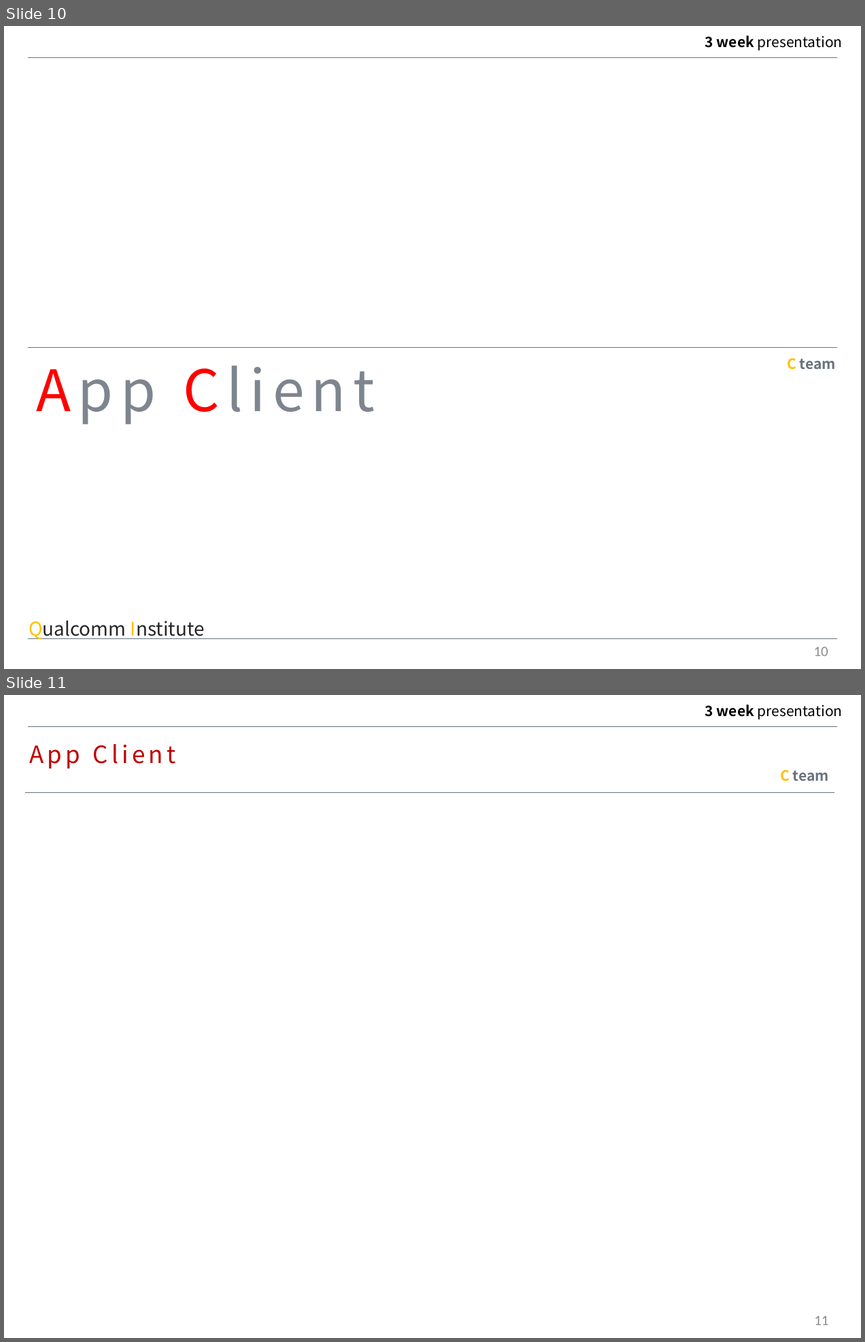
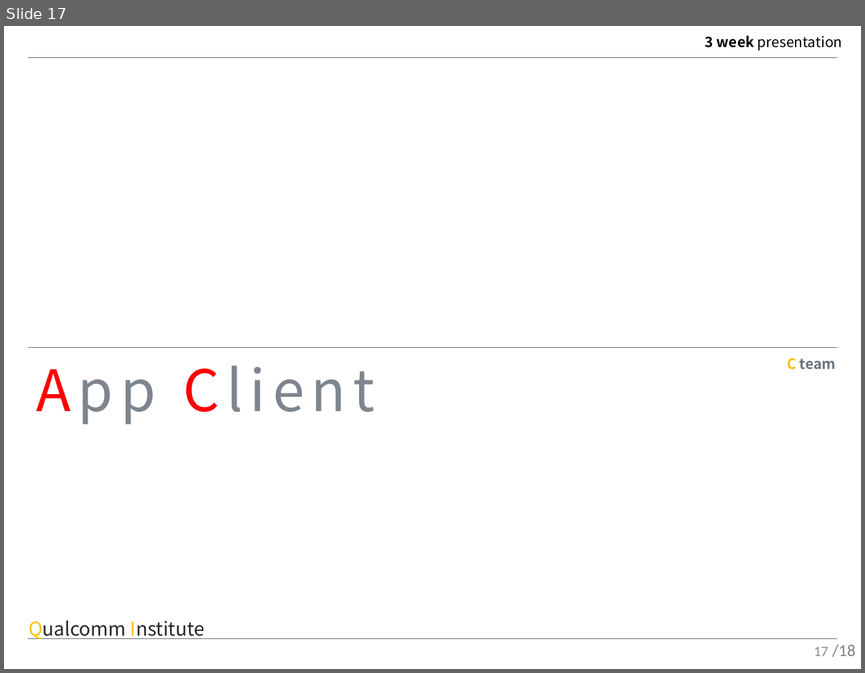
Before and after one commit to MAENGSOOHOON/summer2017IoT, a slide deck: 3week/ppt/3week.pptx. Shown one above the other, each under a label of ours: slides 10 and 11 before the commit, slide 17 after it. The pictures are 865x1342 and 865x673 pixels, drawn with LibreOffice and Linux fonts; fonts in the diff are those of the drawing. Boxes give left, top, right and bottom in pixels: in the first picture for what was removed or moved away, otherwise in the second. Text is boxed around its words. In the diff, an @@ line names an element or a change of style, - is before the commit and + after.

```diff
--- a/3week/ppt/3week.pptx
+++ b/3week/ppt/3week.pptx
@@ slide 11 removed at (4, 695, 861, 1338), background #FFFFFF; not listed: 2 template elements that a slide beside it also shows @@
@@ text removed at (29, 744, 176, 768) @@
-App Client
@@ text removed at (780, 770, 829, 781) @@
-C team
@@ line removed from (24, 793) to (834, 793) @@
@@ page number removed at (814, 1315, 828, 1325) @@
-11
@@ what was slide 10 is now slide 17 @@
@@ slide 17 changed as well @@
@@ page number at (814, 646, 828, 656): text changed @@
-10
+17
@@ text added at (832, 644, 855, 656), 14 pt, text #808080 @@
+/18
```
Also in this commit, not shown: 6 other slides changed, 11 slides added, 4 other slides removed, 2 other files.
